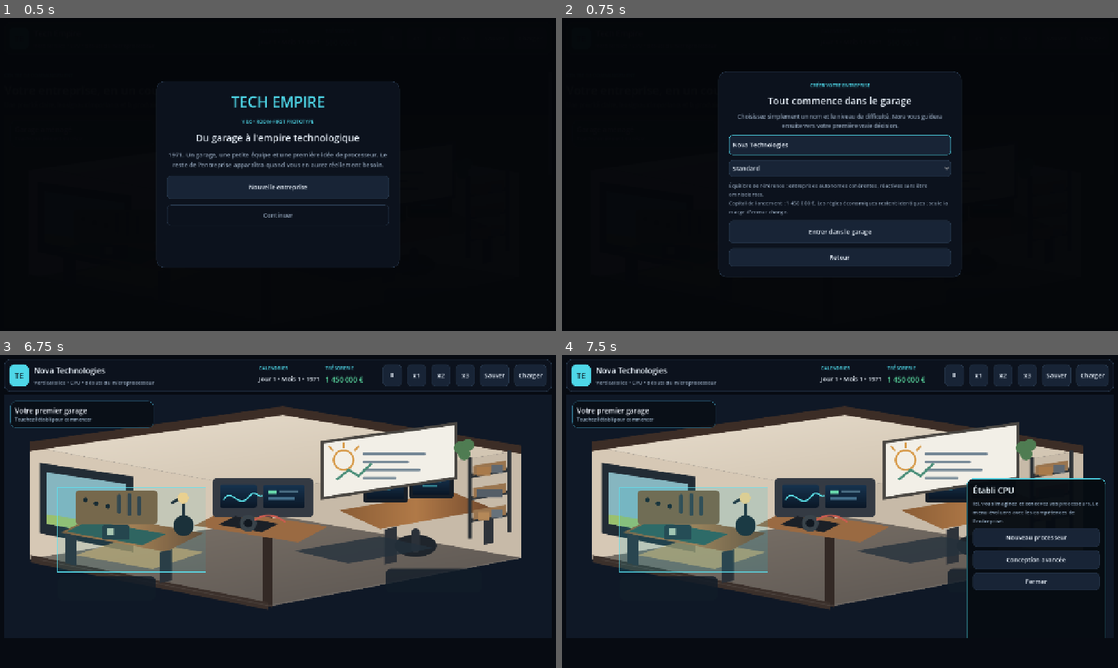
Above: before the commit, frames 1-4 (two rows, left to right).
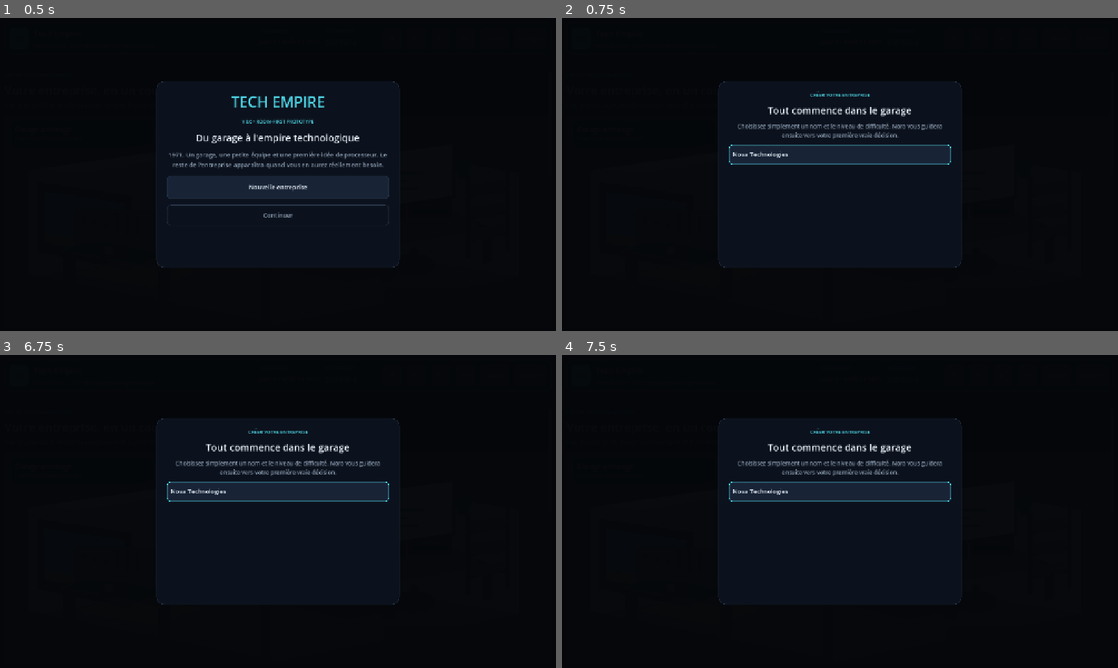
Above: after the commit, the same moments.

Repository: vadorus/addonhardwaregame2d
Game: Godot game, scene res://main.tscn
The game is run twice, just before and just after one commit, with the same random seed, the same clock (stepped at 60 frames per second) and the same inputs.
Inputs (mouse positions are in pixels of both pictures, inside the frame that each line leads up to):
- Up to frame 1 (0.5 s): no input
- Up to frame 2 (0.75 s): click "Nouvelle entreprise" at 0.5 s
- Up to frame 3 (6.75 s): click "Ⅱ" at 1.25 s; click "x1" at 2 s; click "x2" at 2.75 s; click "x3" at 3.5 s; click "Sauver" at 4.25 s; click "Charger" at 5 s; click (127, 586) at 5.77 s; click (266, 567) at 6.52 s
- Up to frame 4 (7.5 s): click (695, 530) at 7.27 s

Frame 1 is identical in both runs. In frame 2, 11% of the frame differs, in the area x 28-72%, y 17-83%; in frame 3, 76%, in the area x 0-100%, y 1-91%; in frame 4, 68%.
Error after the commit: Parse Error: Cannot infer the type of "result" variable because the value doesn't have a set type. (res://scripts/BalanceManager.gd:140)

Commit message:
economy: start garage company from believable personal savings

Diff:
--- a/scripts/BalanceManager.gd
+++ b/scripts/BalanceManager.gd
@@ -8,7 +8,7 @@
 	"ACCESSIBLE":{
 		"label":"Accessible",
 		"description":"Simulation complète, avec davantage de marge financière et des entreprises concurrentes moins réactives et plus imparfaites.",
-		"starting_capital":1650000,
+		"starting_capital":150000,
 		"operating_cost":0.88,
 		"salary_cost":0.92,
 		"research_cost":0.88,
@@ -25,7 +25,7 @@
 	"STANDARD":{
 		"label":"Standard",
 		"description":"Équilibre de référence : entreprises autonomes cohérentes, réactives sans être omniscientes.",
-		"starting_capital":1450000,
+		"starting_capital":100000,
 		"operating_cost":1.00,
 		"salary_cost":1.00,
 		"research_cost":1.00,
@@ -42,7 +42,7 @@
 	"REALISTIC":{
 		"label":"Réaliste",
 		"description":"Simulation exigeante : dirigeants concurrents plus réactifs et plus précis, sans bonus techniques ni argent magique.",
-		"starting_capital":1400000,
+		"starting_capital":70000,
 		"operating_cost":1.10,
 		"salary_cost":1.08,
 		"research_cost":1.12,
@@ -137,10 +137,7 @@
 
 func projected_starting_monthly_burn() -> int:
 	# Projection du vrai stade garage, sans inventer de bureaux, marketing ou SAV.
-	var payroll := 0
-	for emp in PersonnelManager.staff:
-		payroll += int(emp.get("salary", 0))
-	var result := expense_amount(payroll, "Salaires")
+	var result := PersonnelManager.monthly_payroll_cost()
 	result += expense_amount(CompanyManager.monthly_infrastructure_cost(), "Bureaux et infrastructure")
 	result += expense_amount(ExecutiveManager.monthly_workplace_cost(), "Entretien / locaux")
 	result += expense_amount(ExecutiveManager.monthly_benefit_cost(), "Avantages salariés")
